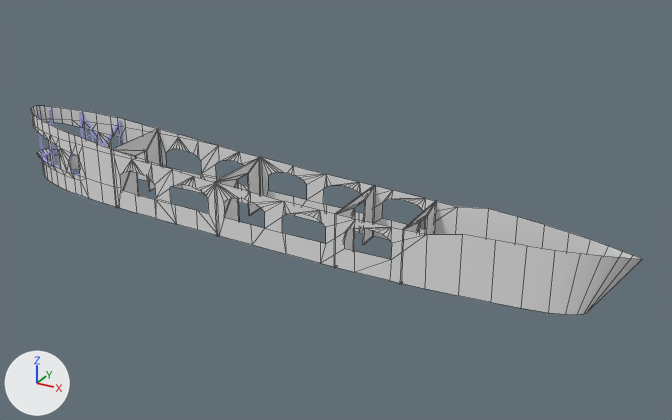
Renders of the Blender file dev/3d/LZ-120.blend from each side of a commit.
Both versions are drawn from a camera (50 mm lens) standing at (29.2, -27.2, 15.0) and looking at (13.9, 0.7, 1.1). Arrows for +X, +Y and +Z are at lower left; the lights stay in place. Mesh edges are drawn as thin lines on the coarser meshes.

In view in the first picture: 'car_girders', 'car_interior', 'car_interior_walls'.
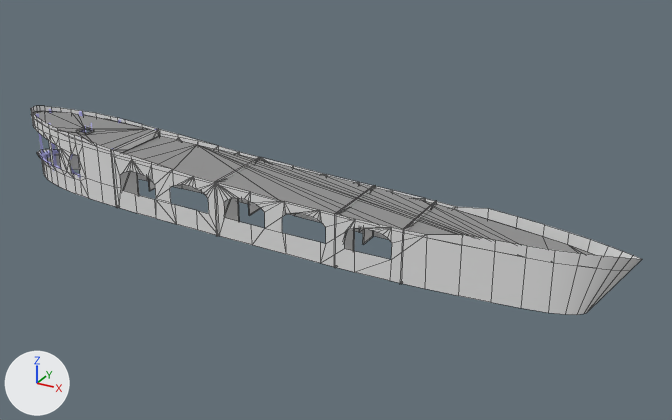
What differs and where, as boxes (x1, y1, x2, y2) in the pictures (672 x 420 px):
'car_ceiling.base', added: after (33, 111, 594, 255)
    faces in mat_car_floor (grey #959595): (101, 129, 511, 243)

Diff of the bpy script that builds the scene:
```diff
--- a/dev/3d/LZ-120.blend.py
+++ b/dev/3d/LZ-120.blend.py
@@ me_mesh_016 @@
+me_mesh_016.from_pydata(...)  # 87 vertices, 65 faces, 1 loose edge; spans x -0.5..24.7, y -1.5..1.5, z 2.0..2.9
+# faces by material slot: [12, 53]
+me_mesh_016.materials.append(mat_car_floor)  # grey #959595
+me_mesh_016.materials.append(mat_car_floor)  # grey #959595
@@ ob_car_ceiling_base @@
+ob_car_ceiling_base = bpy.data.objects.new('car_ceiling.base', me_mesh_016)
+ob_car_ceiling_base.location = (0.0, 0.0, 0.0)
+ob_car_ceiling_base.rotation_euler = (0.0, 0.0183, 0.0)  # degrees (0, 1, 0)
```
